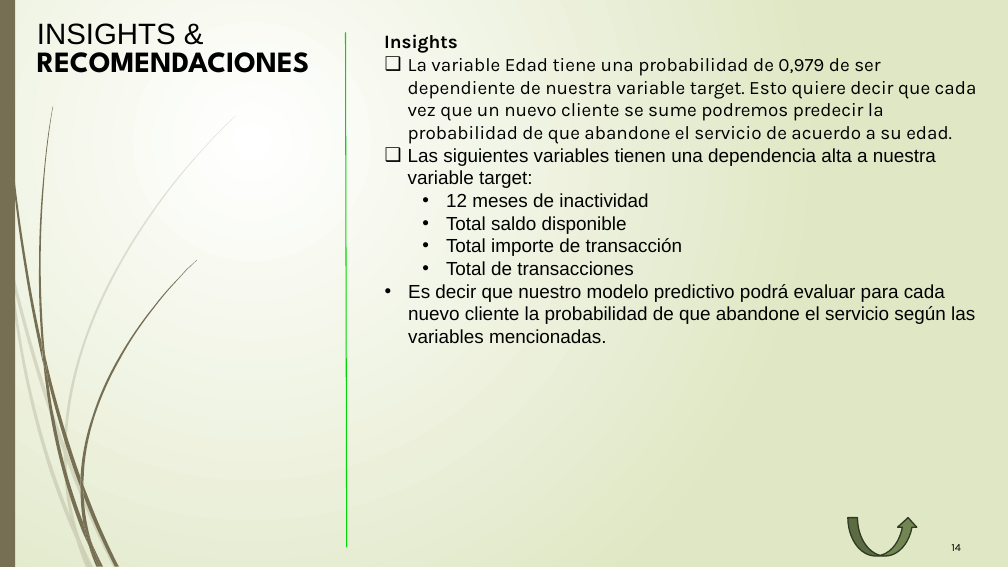
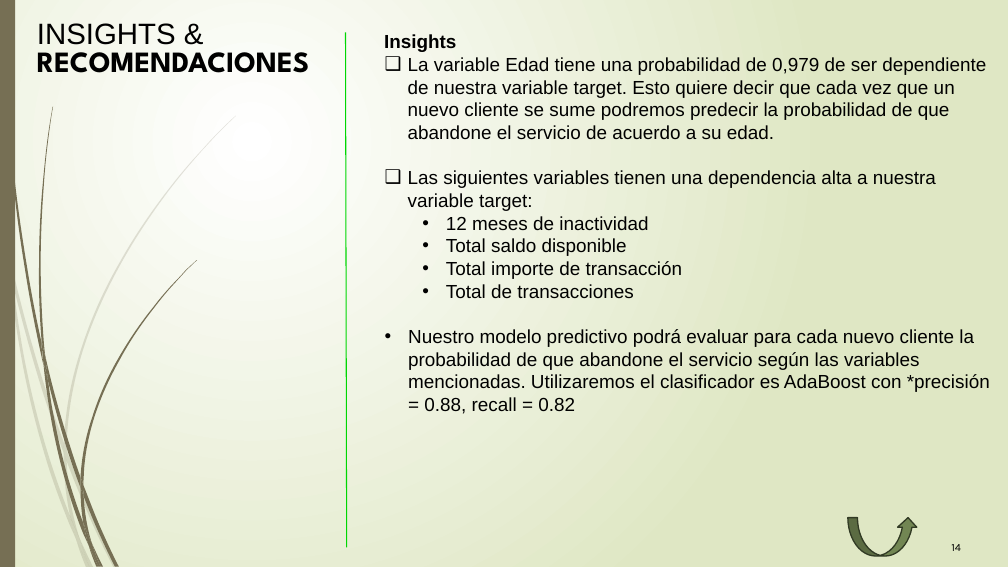
Before and after one commit to biummato/Data, a slide deck: slide 14 of DS.pptx. Drawn at 1008x567 pixels with LibreOffice and Linux fonts; fonts in the diff are those of the drawing. Boxes give left, top, right and bottom in pixels: in the first picture for what was removed or moved away, otherwise in the second. Text is boxed around its words. In the diff, an @@ line names an element or a change of style, - is before the commit and + after.

```diff
--- a/DS.pptx
+++ b/DS.pptx
@@ text at bbox=[384, 34, 986, 140]: font Karla to Arial in "Insights", "La variable Edad tiene una probabilidad de ..." @@
@@ text at bbox=[408, 329, 990, 414]: text changed @@
-• Es decir que nuestro modelo predictivo podrá evaluar para cada nuevo cliente la probabilidad de que abandone el servicio según las variables mencionadas.
+• Nuestro modelo predictivo podrá evaluar para cada nuevo cliente la probabilidad de que abandone el servicio según las variables mencionadas. Utilizaremos el clasificador es AdaBoost con *precisión = 0.88, recall = 0.82
```
Also in this commit, not shown: 6 other slides changed, 2 slides added, 2 slides removed.
